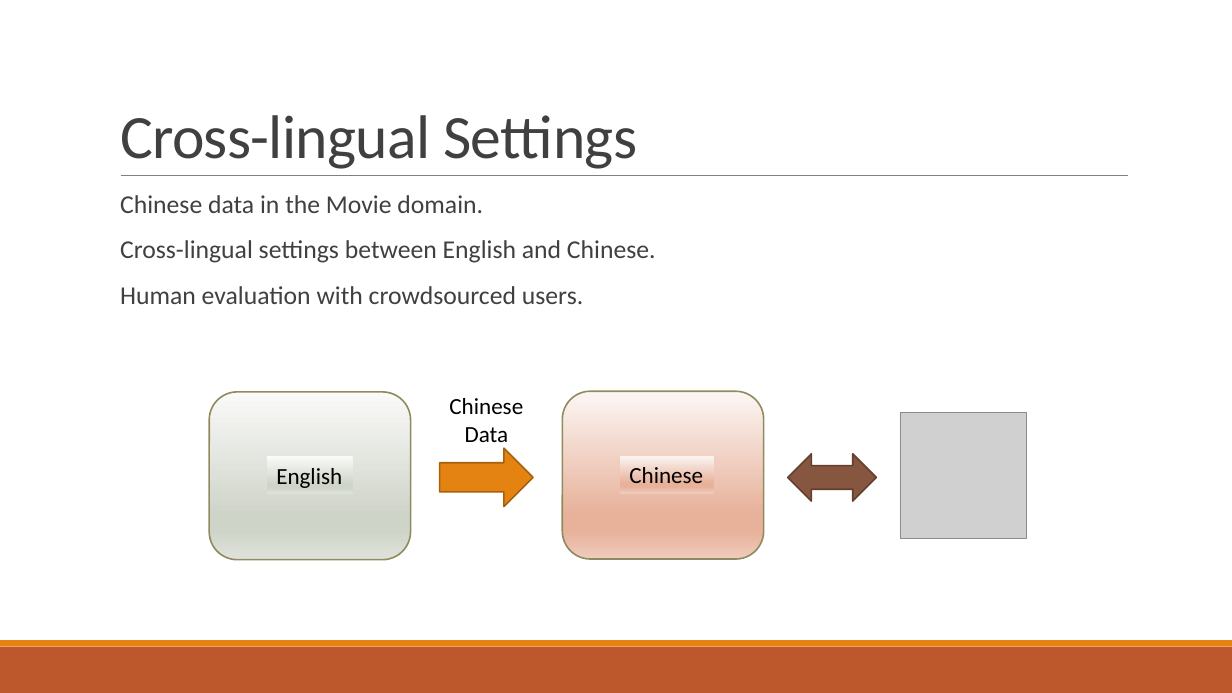
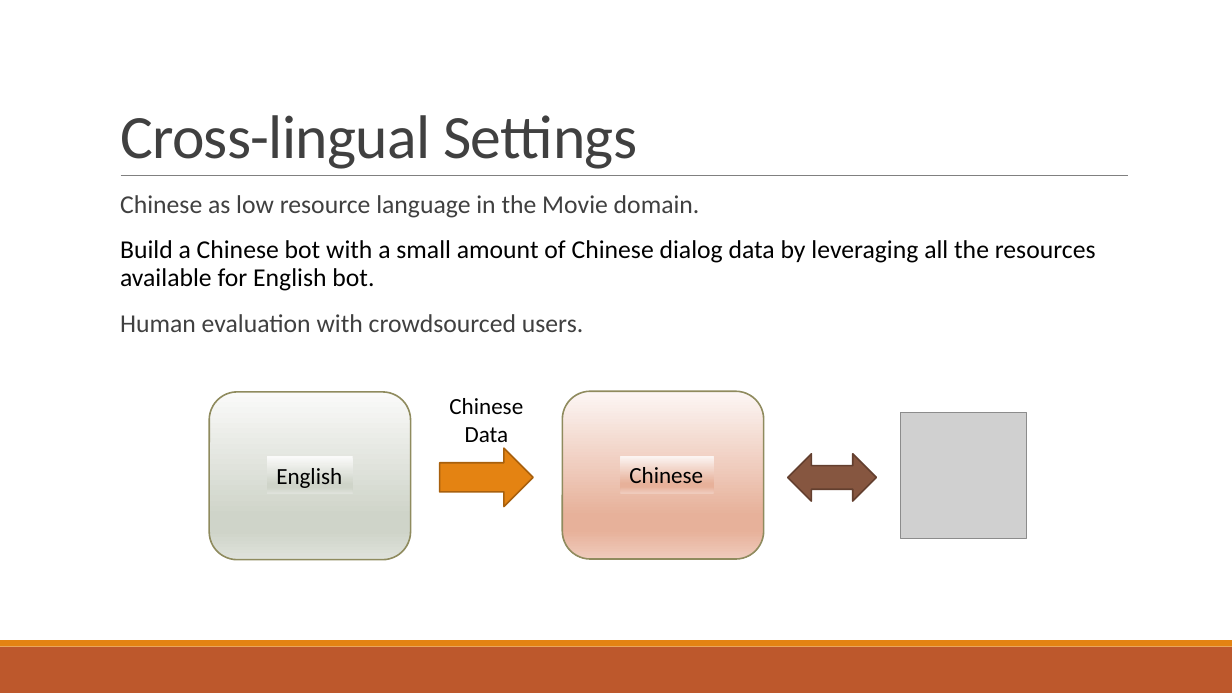
Before and after one commit to xiul-msr/e2e_dialog_challenge, a slide deck: slide 14 of slides/MS_dialog_challenge_result_outlook_sungjin.pptx. Drawn at 1232x693 pixels with LibreOffice and Linux fonts; fonts in the diff are those of the drawing; grey boxes stand for pictures. Boxes give left, top, right and bottom in pixels: in the first picture for what was removed or moved away, otherwise in the second. Text is boxed around its words. In the diff, an @@ line names an element or a change of style, - is before the commit and + after.

```diff
--- a/slides/MS_dialog_challenge_result_outlook_sungjin.pptx
+++ b/slides/MS_dialog_challenge_result_outlook_sungjin.pptx
@@ text at bbox=[120, 195, 1096, 291]: text changed; text colour #404040 to #000000 @@
-  Chinese data in the Movie domain.
-  Cross-lingual settings between English and Chinese.
+  Chinese as low resource language in the Movie domain.
+  Build a Chinese bot with a small amount of Chinese dialog data by leveraging all the resources available for English bot.
```
Also in this commit, not shown: 6 other slides changed.
